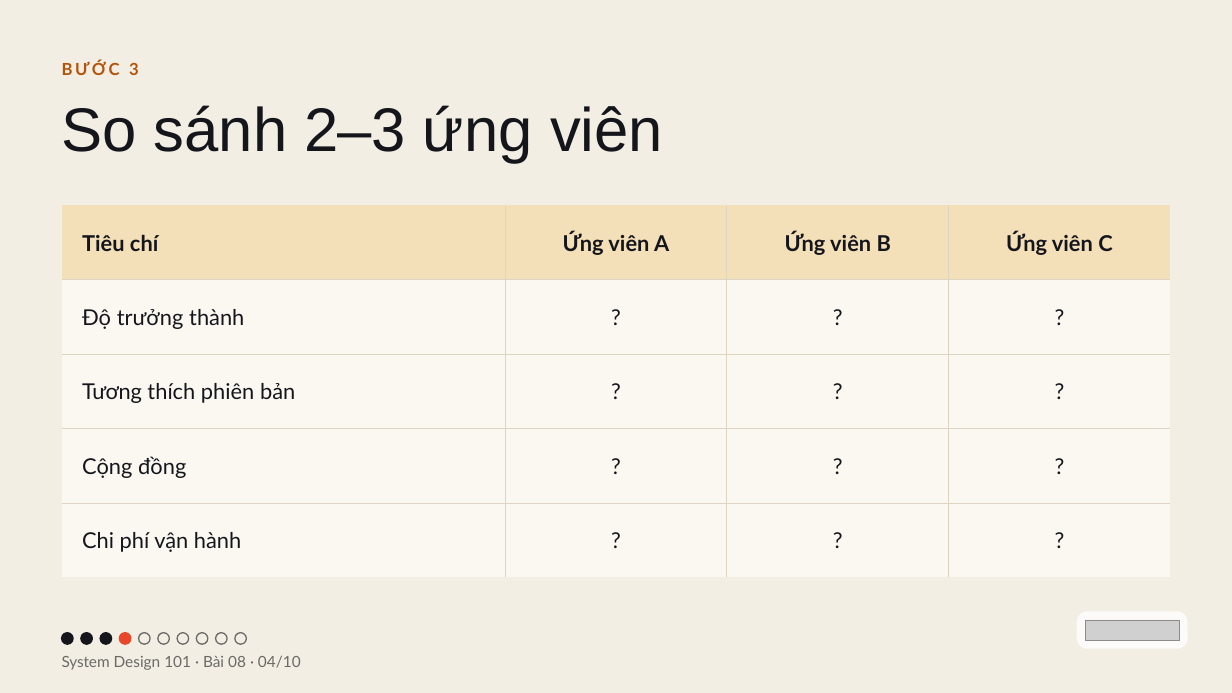
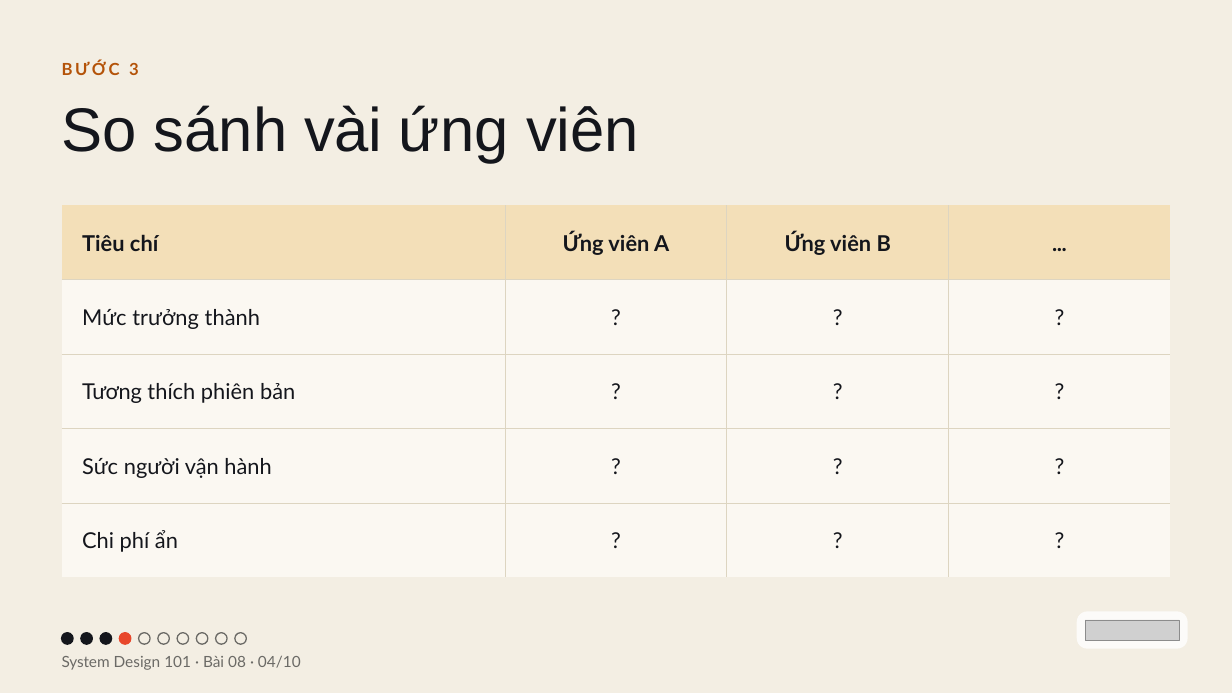
Before and after one commit to vohoailinh90/tool-marketing-studio, a slide deck: slide 4 of system-design-101/vi/lessons/sd-13-008/slides/sd-13-008.pptx. Drawn at 1232x693 pixels with LibreOffice and Linux fonts; fonts in the diff are those of the drawing; grey boxes stand for pictures. Boxes give left, top, right and bottom in pixels: in the first picture for what was removed or moved away, otherwise in the second. Text is boxed around its words. In the diff, an @@ line names an element or a change of style, - is before the commit and + after.

```diff
--- a/system-design-101/vi/lessons/sd-13-008/slides/sd-13-008.pptx
+++ b/system-design-101/vi/lessons/sd-13-008/slides/sd-13-008.pptx
@@ text at bbox=[62, 105, 639, 163]: text changed @@
-So sánh 2–3 ứng viên
+So sánh vài ứng viên
@@ table at bbox=[62, 205, 1170, 556] @@
-row 1, column 4: Ứng viên C
+row 1, column 4: ...
-row 2, column 1: Độ trưởng thành
+row 2, column 1: Mức trưởng thành
-row 4, column 1: Cộng đồng
+row 4, column 1: Sức người vận hành
-row 5, column 1: Chi phí vận hành
+row 5, column 1: Chi phí ẩn
```
Also in this commit, not shown: 4 other slides changed.
